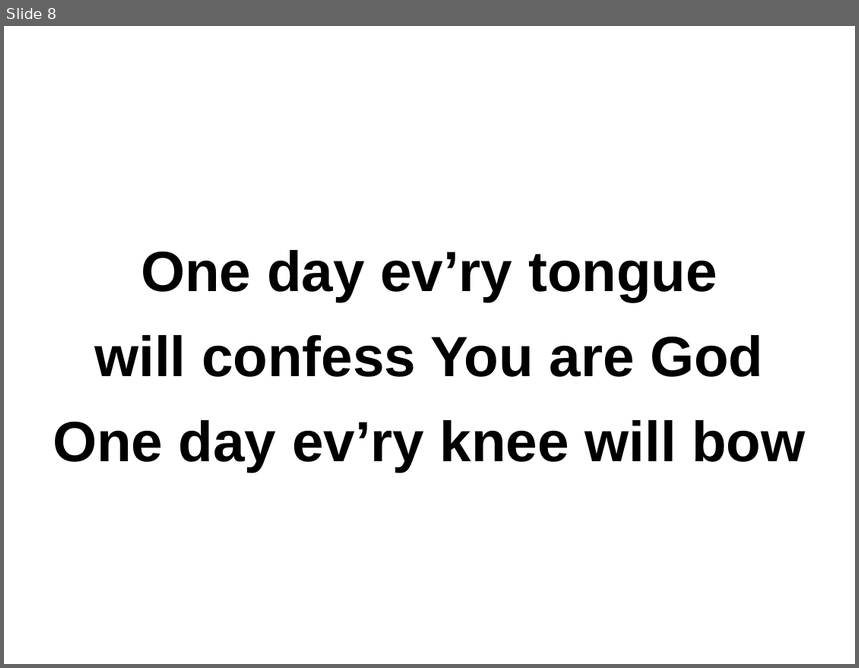
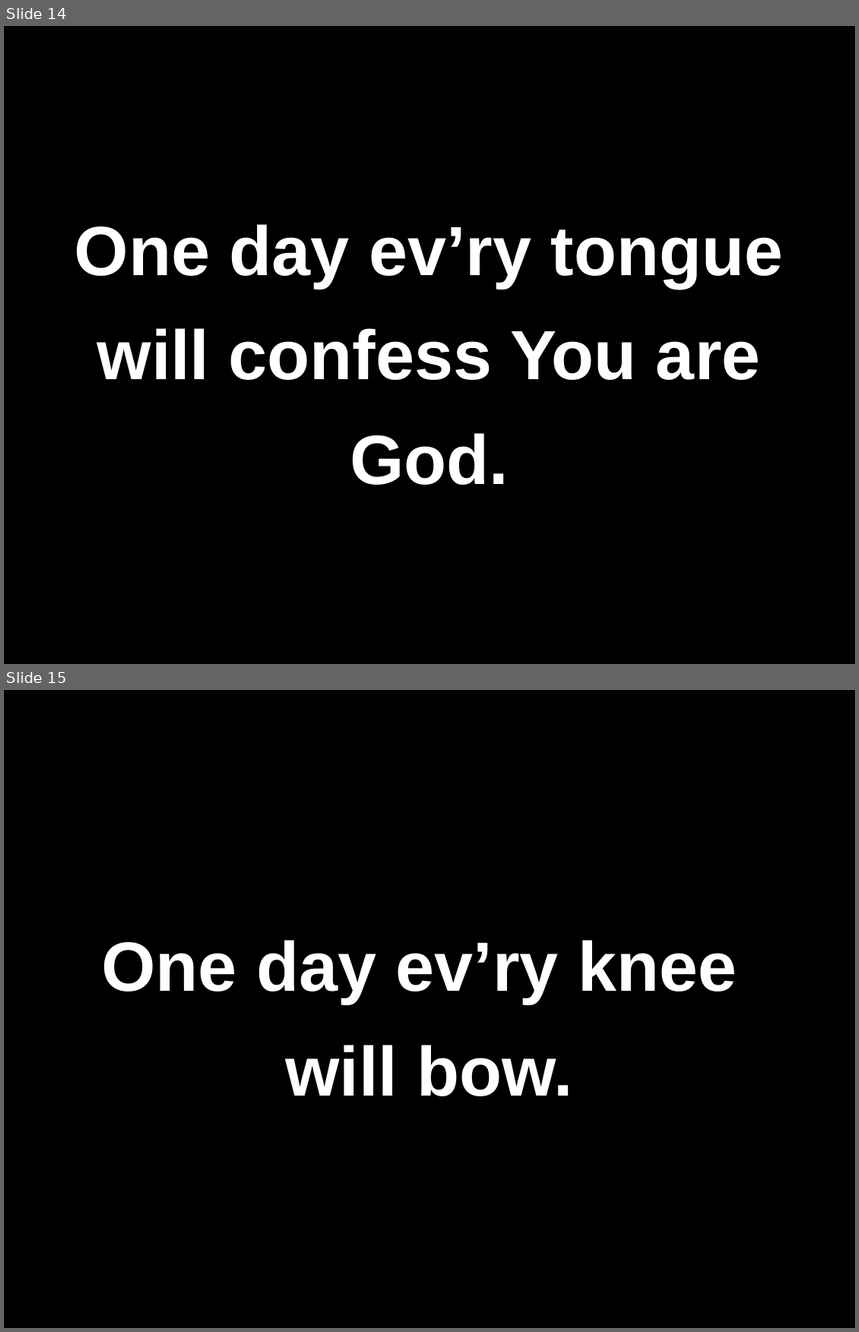
Before and after one commit to memery1446/HBCChoir, a slide deck: pptx-files/1.Come.Now.Is.the.Time.to.Worship.pptx. Shown one above the other, each under a label of ours: slide 8 before the commit, slides 14 and 15 after it. The pictures are 859x668 and 859x1332 pixels, drawn with LibreOffice and Linux fonts; fonts in the diff are those of the drawing. Boxes give left, top, right and bottom in pixels: in the first picture for what was removed or moved away, otherwise in the second. Text is boxed around its words. In the diff, an @@ line names an element or a change of style, - is before the commit and + after.

```diff
--- a/pptx-files/1.Come.Now.Is.the.Time.to.Worship.pptx
+++ b/pptx-files/1.Come.Now.Is.the.Time.to.Worship.pptx
@@ slide 15 added at box(4, 690, 855, 1328), background #000000 @@
@@ title added at box(102, 940, 737, 1097), 59 pt, text #FFFFFF, bold @@
+One day ev’ry knee
+will bow.
@@ what was slide 8 is now slide 14 @@
@@ slide 14 changed as well @@
@@ background #FFFFFF to #000000 @@
@@ title at box(75, 224, 784, 485): text changed; size 48 to 59 pt; text colour #000000 to #FFFFFF @@
-One day ev’ry tongue
-will confess You are God
-One day ev’ry knee will bow
+One day ev’ry tongue
+will confess You are God.
```
Also in this commit, not shown: 13 other slides changed, 7 other slides added, 4 other files.
